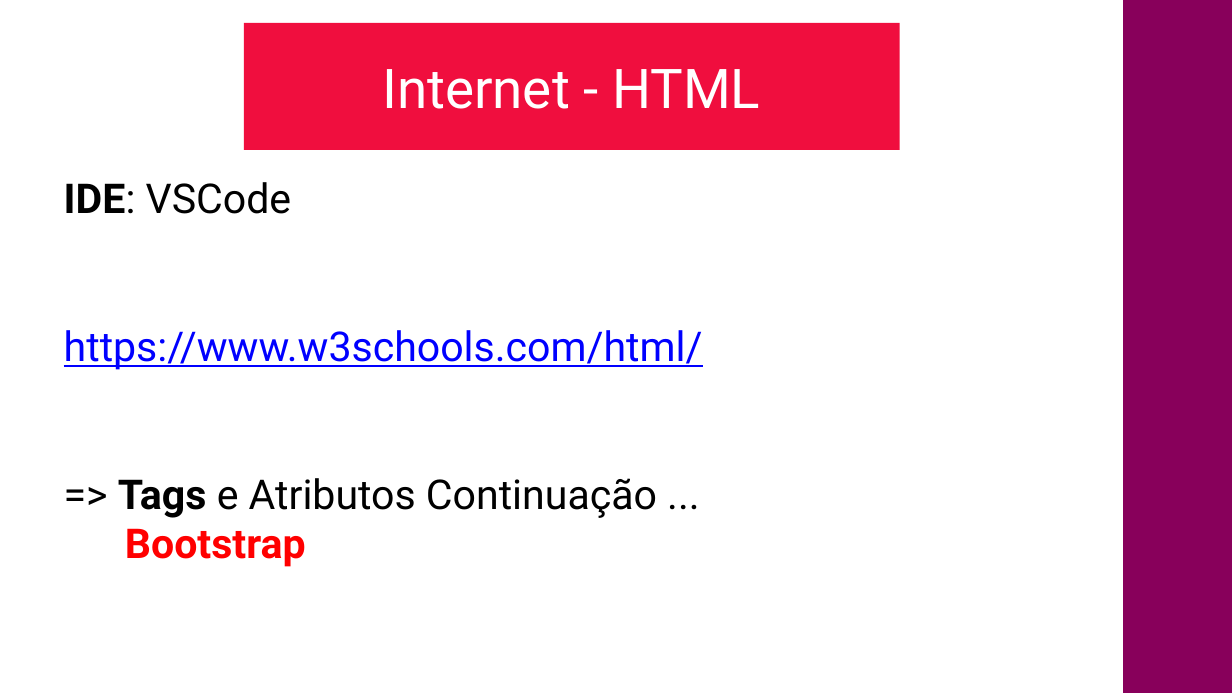
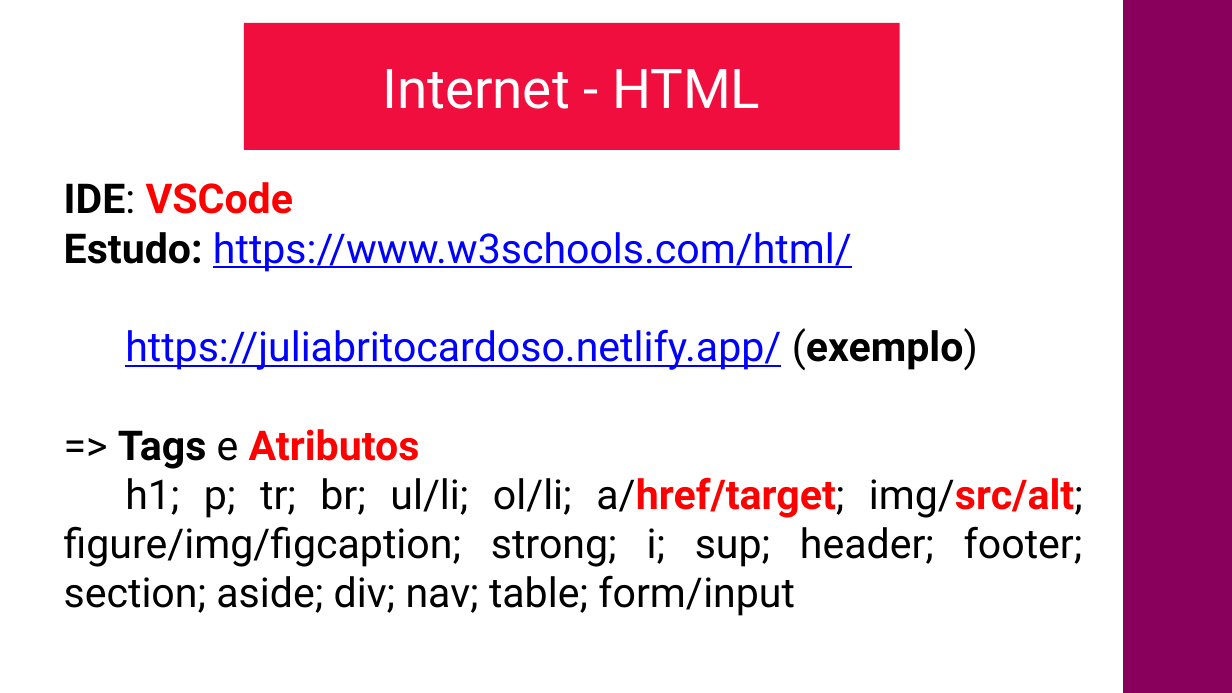
Before and after one commit to CloudEducationBrazil/nidyduqswyden, a slide deck: slide 3 of 01 Classes/Aula03- Internet HTML - Parte 2.pptx. Drawn at 1232x693 pixels with LibreOffice and Linux fonts; fonts in the diff are those of the drawing; background and template pictures are left out. Boxes give left, top, right and bottom in pixels: in the first picture for what was removed or moved away, otherwise in the second. Text is boxed around its words. In the diff, an @@ line names an element or a change of style, - is before the commit and + after.

```diff
--- a/01 Classes/Aula03- Internet HTML - Parte 2.pptx
+++ b/01 Classes/Aula03- Internet HTML - Parte 2.pptx
@@ text at <box>64,182,293,214</box>: text colour #000000 to #FF0000, bold on in "VSCode" @@
@@ text at <box>64,232,1083,616</box>: text changed; text colour #0000FF to #000000 @@
-https://www.w3schools.com/html/
-=> Tags e Atributos Continuação ...
-Bootstrap
+Estudo: https://www.w3schools.com/html/
+https://juliabritocardoso.netlify.app/ (exemplo)
+=> Tags e Atributos
+h1; p; tr; br; ul/li; ol/li; a/href/target; img/src/alt; figure/img/figcaption; strong; i; sup; header; footer; section; aside; div; nav; table; form/input
```
Also in this commit, not shown: 3 other slides changed, 1 slide added, 13 other files.
